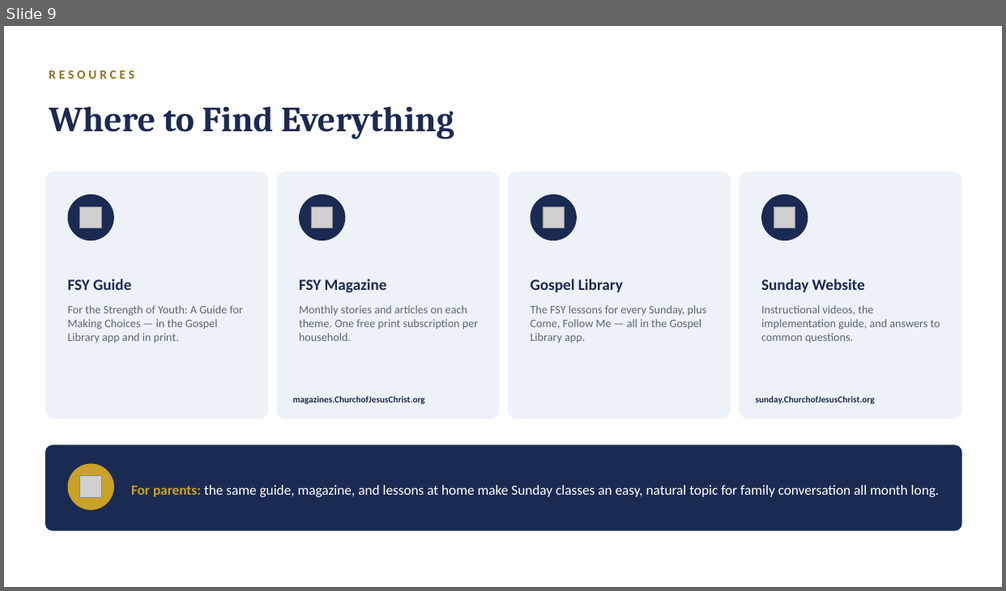
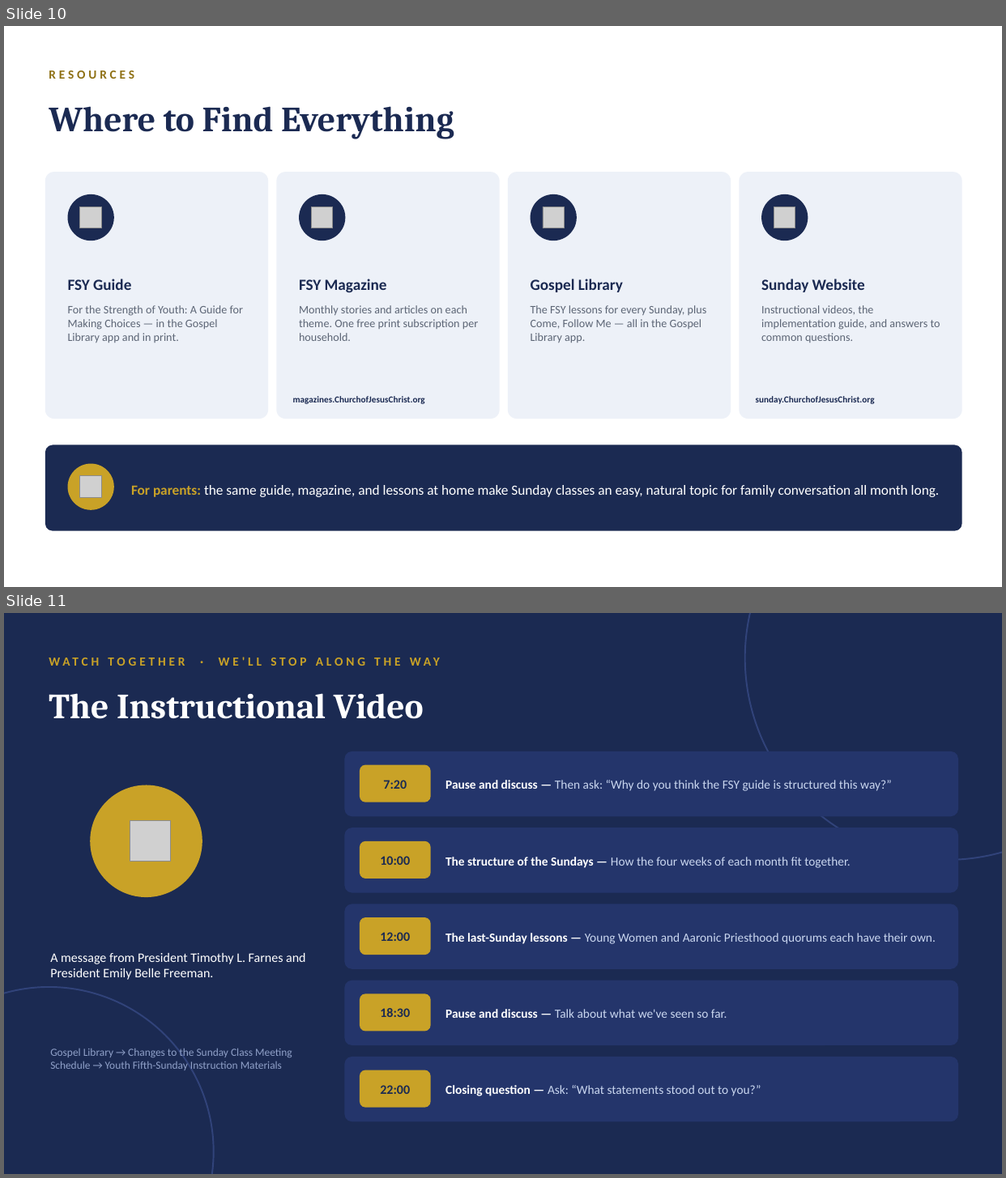
Before and after one commit to hblaylock1/parmagirlscamp, a slide deck: new-sunday-youth-curriculum.pptx. Shown one above the other, each under a label of ours: slide 9 before the commit, slides 10 and 11 after it. The pictures are 1006x591 and 1006x1178 pixels, drawn with LibreOffice and Linux fonts; fonts in the diff are those of the drawing; grey boxes stand for pictures. Boxes give left, top, right and bottom in pixels: in the first picture for what was removed or moved away, otherwise in the second. Text is boxed around its words. In the diff, an @@ line names an element or a change of style, - is before the commit and + after.

```diff
--- a/new-sunday-youth-curriculum.pptx
+++ b/new-sunday-youth-curriculum.pptx
@@ slide 11 added at [4, 613, 1002, 1174], background #1B2A52 @@
@@ ellipse added at [745, 613, 1002, 860], outline #31437A 1.5 pt @@
@@ text added at [410, 658, 440, 666], 12 pt, text #C9A227, bold @@
+WATCH TOGETHER · WE'LL STOP ALONG THE WAY
@@ text added at [49, 693, 424, 719], 34 pt, text #FFFFFF, bold @@
+The Instructional Video
@@ rounded rectangle added at [345, 752, 958, 816], fill #24356B @@
@@ rounded rectangle added at [360, 765, 431, 803], fill #C9A227 @@
@@ text added at [383, 780, 407, 789], 12.5 pt, text #1B2A52, bold @@
+7:20
@@ text added at [445, 780, 892, 791], 12 pt, text #C9D6EF @@
+Pause and discuss — Then ask: “Why do you think the FSY guide is structured this way?”
@@ ellipse added at [90, 786, 202, 897], fill #C9A227 @@
@@ picture added at [130, 821, 170, 862] @@
@@ rounded rectangle added at [345, 828, 958, 893], fill #24356B @@
@@ rounded rectangle added at [360, 841, 431, 879], fill #C9A227 @@
@@ text added at [380, 856, 410, 865], 12.5 pt, text #1B2A52, bold @@
+10:00
@@ text added at [445, 857, 850, 868], 12 pt, text #C9D6EF @@
+The structure of the Sundays — How the four weeks of each month fit together.
@@ rounded rectangle added at [345, 905, 958, 969], fill #24356B @@
@@ rounded rectangle added at [360, 918, 431, 955], fill #C9A227 @@
@@ text added at [380, 932, 410, 941], 12.5 pt, text #1B2A52, bold @@
+12:00
@@ text added at [445, 933, 936, 944], 12 pt, text #C9D6EF @@
+The last-Sunday lessons — Young Women and Aaronic Priesthood quorums each have their own.
@@ text added at [50, 953, 305, 980], 12.5 pt, text #FFFFFF @@
+A message from President Timothy L. Farnes and President Emily Belle Freeman.
@@ ellipse added at [4, 987, 214, 1174], outline #31437A 1.5 pt @@
@@ rounded rectangle added at [345, 981, 958, 1046], fill #24356B @@
@@ rounded rectangle added at [360, 994, 431, 1032], fill #C9A227 @@
@@ text added at [380, 1008, 410, 1017], 12.5 pt, text #1B2A52, bold @@
+18:30
@@ text added at [445, 1009, 727, 1018], 12 pt, text #C9D6EF @@
+Pause and discuss — Talk about what we've seen so far.
@@ text added at [50, 1049, 292, 1071], 10.5 pt, text #8FA0C8 @@
+Gospel Library → Changes to the Sunday Class Meeting Schedule → Youth Fifth-Sunday Instruction Materials
@@ rounded rectangle added at [345, 1057, 958, 1122], fill #24356B @@
@@ rounded rectangle added at [360, 1071, 431, 1108], fill #C9A227 @@
@@ text added at [380, 1085, 410, 1094], 12.5 pt, text #1B2A52, bold @@
+22:00
@@ text added at [445, 1085, 761, 1097], 12 pt, text #C9D6EF @@
+Closing question — Ask: “What statements stood out to you?”
@@ what was slide 9 is now slide 10 @@
```
Also in this commit, not shown: 2 slides changed, 1 other slide added, 1 slide removed, 1 other file.
